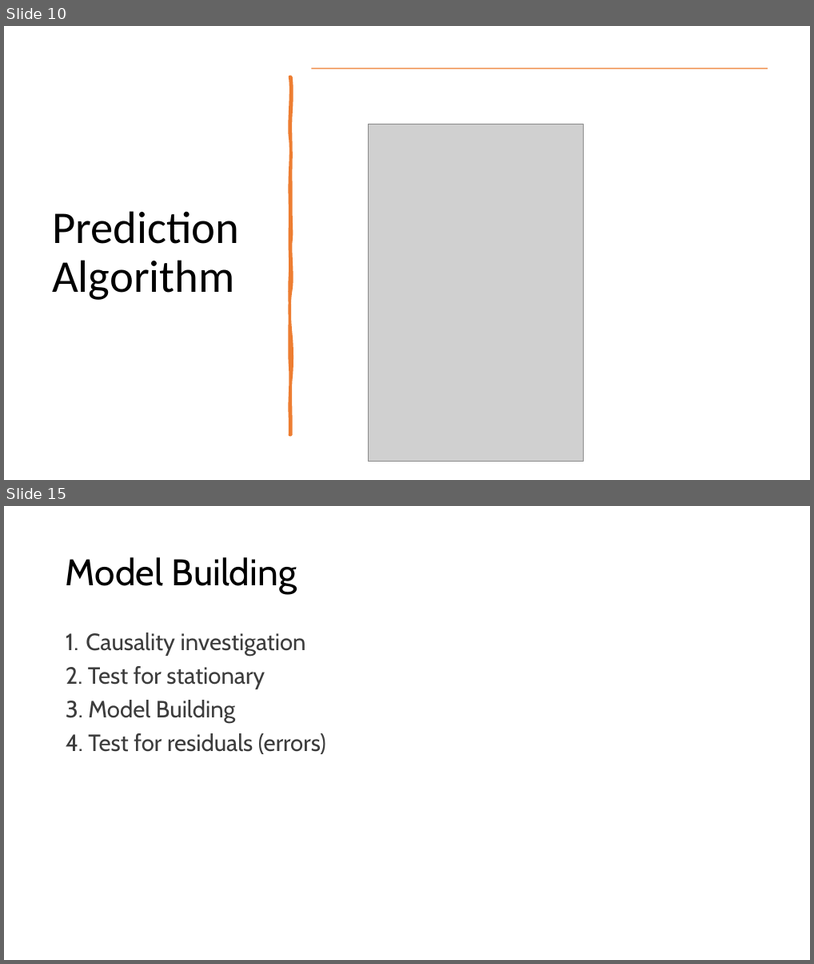
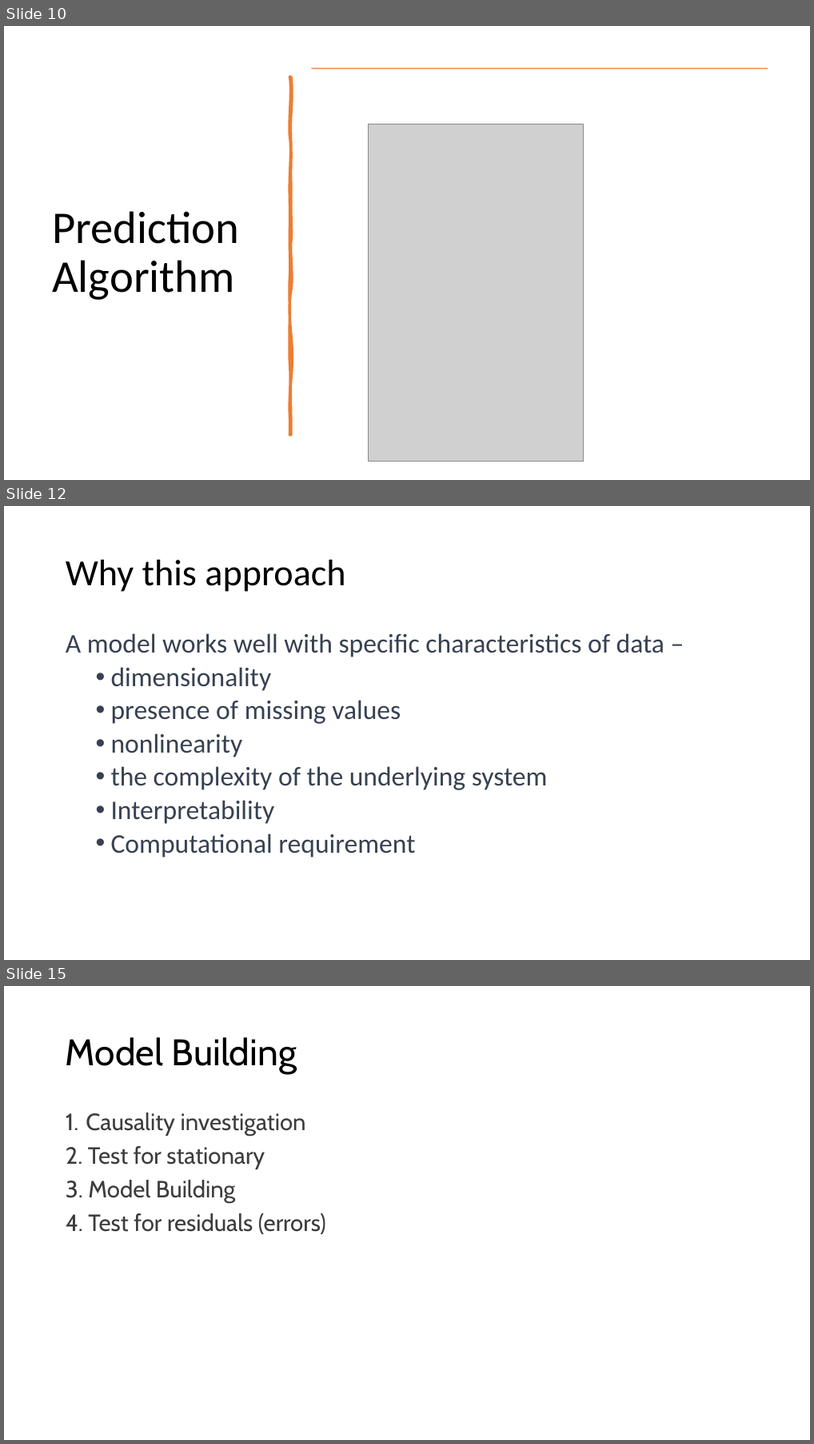
Before and after one commit to raidharmender/MultiVarTSPred, a slide deck: Multivar TS analysis and prediction.pptx. Shown one above the other, each under a label of ours: slides 10 and 15 before the commit, slides 10, 12 and 15 after it; the slides between them are not shown. The pictures are 814x964 and 814x1444 pixels, drawn with LibreOffice and Linux fonts; fonts in the diff are those of the drawing; grey boxes stand for pictures. Boxes give left, top, right and bottom in pixels: in the first picture for what was removed or moved away, otherwise in the second. Text is boxed around its words. In the diff, an @@ line names an element or a change of style, - is before the commit and + after.

```diff
--- a/Multivar TS analysis and prediction.pptx
+++ b/Multivar TS analysis and prediction.pptx
@@ slide 12 added at (x1=4, y1=506, x2=810, y2=960), background #FFFFFF @@
@@ title added at (x1=66, y1=560, x2=346, y2=592), 44 pt, text #000000 @@
+Why this approach
@@ text added at (x1=66, y1=633, x2=665, y2=857), 32 pt, text #374151 @@
+A model works well with specific characteristics of data –
+  • dimensionality
+  • presence of missing values
+  • nonlinearity
+  • the complexity of the underlying system
+  • Interpretability
+  • Computational requirement
```
Also in this commit, not shown: 5 slides changed, 2 other slides added, 10 slides removed.
